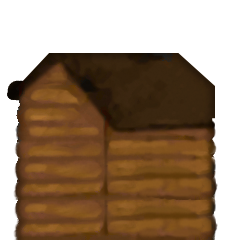
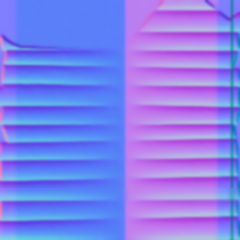
Layer changes from the first 240 × 240 image to the second:
added layer "Sichtbar#6" above "Sichtbar#4" over [0, 0, 240, 205]
added layer "Sichtbar#5" above "Sichtbar" over [0, 40, 240, 240]
